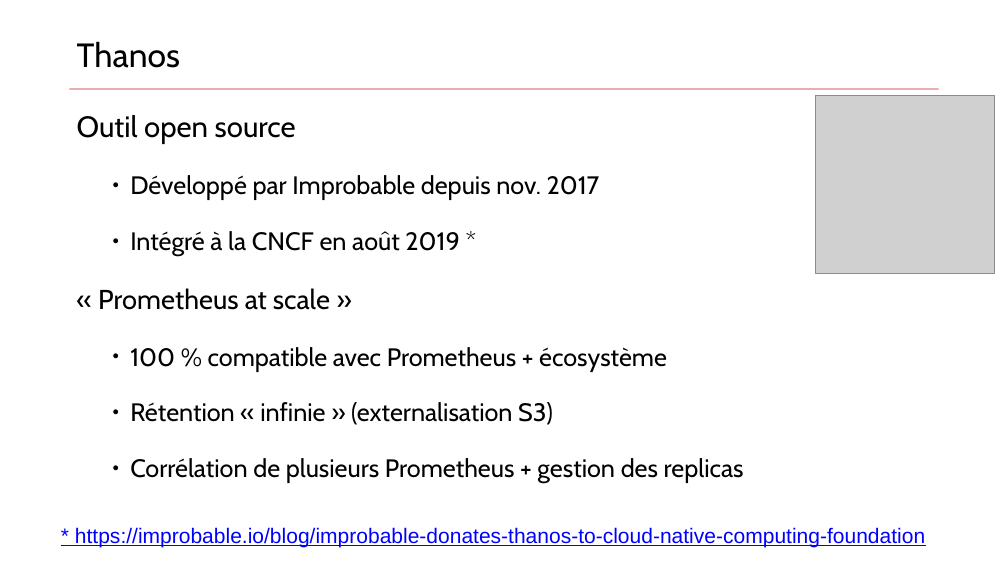
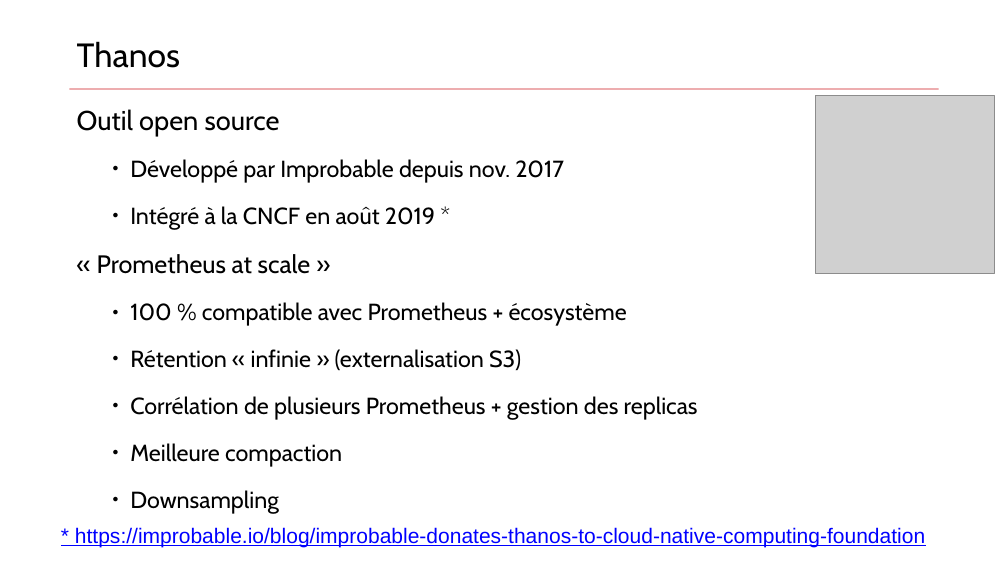
Before and after one commit to zwindler/cncf-meetup-bdx-2019-thanos, a slide deck: slide 23 of binaries/CNCF_meetup6_Thanos.pptx (slide 24 before the commit). Drawn at 1008x567 pixels with LibreOffice and Linux fonts; fonts in the diff are those of the drawing; grey boxes stand for pictures. Boxes give left, top, right and bottom in pixels: in the first picture for what was removed or moved away, otherwise in the second. Text is boxed around its words. In the diff, an @@ line names an element or a change of style, - is before the commit and + after.

```diff
--- a/binaries/CNCF_meetup6_Thanos.pptx
+++ b/binaries/CNCF_meetup6_Thanos.pptx
@@ text at (77, 109, 698, 420): size 28 to 25.9 pt in "Outil open source"; size 24 to 22.2 pt in "Développé par Improbable depuis nov. 2017", "Intégré à la CNCF en août 2019 ...", "100 % compatible avec Prometheus + écosystème", "Rétention « infinie » (externalisation S3)" and 1 more places; size 26 to 24.1 pt in "« Prometheus at scale »"; line spacing 0.9 to 0.7; line spacing 1.5 to 1.3 @@
@@ text at (130, 443, 342, 514): paragraphs added @@
+    ● Meilleure compaction
+    ● Downsampling
```
Also in this commit, not shown: 12 other slides changed, 2 slides removed, 14 other files.
